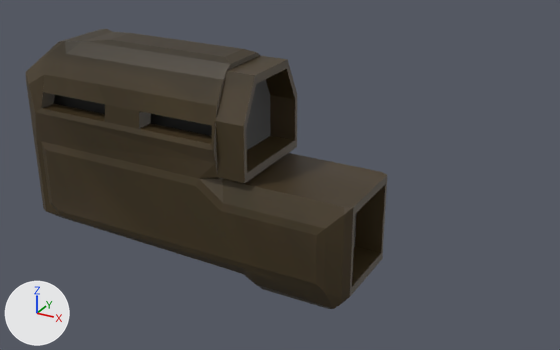
An edit to the Blender file New Game Unity project/Assets/Models/AK-series/Components/Forearm/Defolt/ForearmObject(wood).blend, drawn before and after from the same camera.
Both versions are drawn from a 50 mm lens placed at (-0.781, -0.57, 0.337), pointed at (-1.098, 0.007, 0.049). The lights are fixed; the arrows at lower left show +X, +Y and +Z.

The first picture shows 'Forearm'.
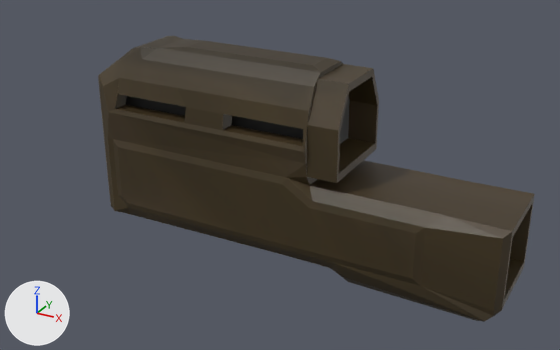
Location of each change, (x1, y1, x2, y2) in pixels of the pictures (560 x 350 px):
'Forearm', reshaped, moved, rescaled (21% wider): before (26, 29, 387, 309); after (98, 36, 535, 322)
part 1 of me_cube_004, built on: before (34, 138, 387, 309); after (104, 136, 535, 322)

Edits to the bpy script that builds the scene:
```text
Change me_cube_004:
    used by ob_forearm; location = (-1.1932, -0.0009, 0.0569); scale = (1.0, 0.507, 1.0)
    remove me_cube_004.from_pydata(...)  # 228 vertices, 196 faces; spans x -0.168..0.189, y -0.105..0.105, z -0.107..0.103
    add me_cube_004.from_pydata(...)  # 236 vertices, 204 faces; spans x -0.168..0.235, y -0.105..0.105, z -0.107..0.103
    me_cube_004 part 1
    4 vertices are removed from x -0.168..-0.158, y -0.093..0.093, z -0.079..-0.066
    9 faces are deleted
    14 vertices in x -0.16..0.182, y -0.081..0.081, z -0.058..0.0 move by (0.0, 0.0, -0.007)
    4 vertices in x -0.15, y -0.1..0.1, z -0.079 move by (0.0, 0.0, -0.009)
    4 vertices in x -0.134, y -0.09..0.09, z -0.085 move by (0.0, 0.0, -0.005)
    4 vertices in x -0.168..-0.16, y -0.066..0.066, z -0.063 move by (0.0, 0.0, -0.006)
    4 vertices in x -0.16..-0.126, y -0.063..0.063, z 0.005 move by (0.0, 0.0, 0.015)
    22 vertices move from x -0.123..0.189, y -0.089..0.089, z -0.107..0.0 to x -0.123..0.235, y -0.102..0.102, z -0.107..-0.007
    12 vertices are added at x -0.168..-0.043, y -0.093..0.093, z -0.086..-0.068
    17 new faces join them
Change ob_forearm:
    ob_forearm.location: (-1.1932, -0.0009, 0.0569) -> (-1.1079, -0.0009, 0.0734)
    ob_forearm.scale: (1.0, 0.507, 1.0) -> (0.984, 0.442, 0.872)
```
